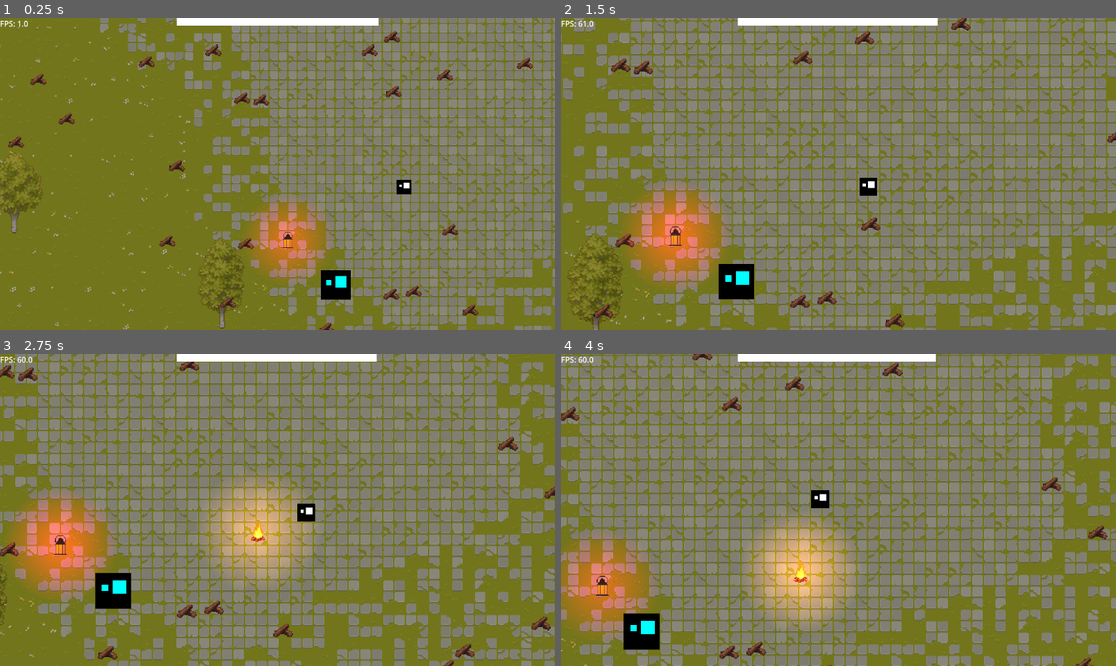
Above: before the commit, frames 1-4 (two rows, left to right).
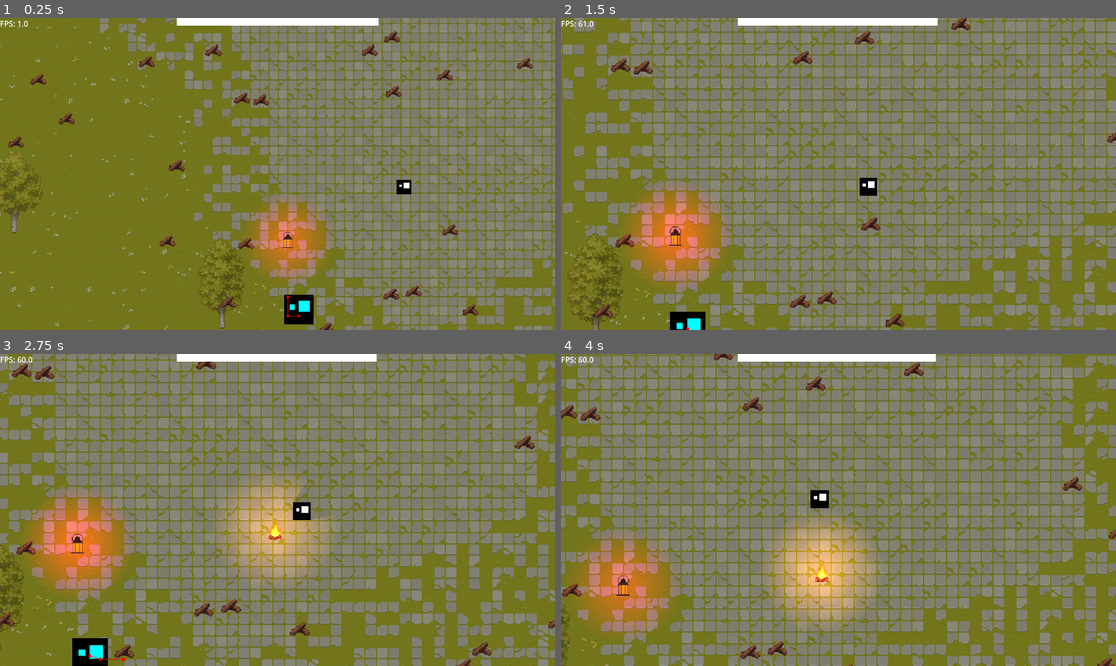
Above: after the commit, the same moments.

Repository: Kunggings/bonfire
Game: Godot game, scene res://scenes/main.tscn
Same seed, same stepped clock (60 frames per second), same inputs: the game is played once before the commit and once after it.
Inputs:
- Up to frame 1 (0.25 s): no input
- Up to frame 2 (1.5 s): hold D (right) 0.53-1.28 s; hold Space (Hold) 0.53-1.28 s; hold S (down) from 1.28 s (still down); tap Space (Hold) at 1.35 s
- Up to frame 3 (2.75 s): release S (down) at 2.03 s; hold D (right) from 2.03 s (still down); hold Space (Hold) from 2.03 s (still down)
- Up to frame 4 (4 s): release D (right) at 2.78 s; release Space (Hold) at 2.78 s; hold W (up) 2.78-3.53 s; tap Space (Hold) at 2.85 s; hold A (left) from 3.53 s (still down); hold Space (Hold) from 3.53 s (still down)

The runs differ from the first frame. In frame 1, 1.0% of the frame differs, in the area x 51-64%, y 80-99%; in frame 2, 1.1%; in frame 3, 53%, in the area x 0-100%, y 0-100%; in frame 4, 46%.

Commit message:
Nav Enemy

Diff:
--- a/scenes/enemy.gd
+++ b/scenes/enemy.gd
@@ -6,115 +6,152 @@
 	SEARCHING
 }
 
-@onready var target: Player = $"../Player"
+@export var speed: float = 60.0
+@export var idle_speed: float = 25.0
+@export var wander_radius: float = 100.0
+
+@export var idle_pause_time := Vector2(0.5, 1.5)
+@export var search_time: float = 2.0
+@export var search_speed: float = 40.0
+
+@onready var detection_area: Area2D = $DetectionArea
 @onready var raycast: RayCast2D = $RayCast2D
-@onready var detection_area: Area2D = $DetectionArea
-
-@export var speed: float = 30.0
-@export var idle_speed: float = 15.0
-@export var max_wander_distance: float = 100.0
-@export var wander_time_range := Vector2(1.0, 2.5)
-@export var pause_time_range := Vector2(0.5, 1.5)
+@onready var player: CharacterBody2D = $"../Player"
 
 var state: State = State.IDLE
+var target: CharacterBody2D = null
 var player_in_range := false
-var wander_direction := Vector2.ZERO
-var wander_timer := 0.0
-var pausing := false
-var start_position: Vector2
-var last_known_position: Vector2 = Vector2.ZERO
 
-func _ready() -> void:
-	start_position = global_position
+var spawn_position: Vector2
+var wander_target: Vector2
+var idle_timer := 0.0
+var is_paused := false
+
+var last_known_position: Vector2
+var search_timer := 0.0
+
+# -------------------------------------------------
+
+func _ready():
+	spawn_position = global_position
+	_pick_new_wander_target()
+
 	detection_area.body_entered.connect(_on_body_entered)
 	detection_area.body_exited.connect(_on_body_exited)
-	start_idle_cycle()
-	raycast.enabled = true
-	raycast.collide_with_areas = false
-	raycast.collide_with_bodies = true
-	raycast.collision_mask = (1 << 1) | target.collision_layer
 
-func _physics_process(delta: float) -> void:
+# -------------------------------------------------
+
+func _physics_process(delta):
+	if target:
+		_update_raycast()
+
 	match state:
 		State.IDLE:
-			idle_state(delta)
+			_idle_behavior(delta)
+
 		State.ACTIVE:
-			active_state()
+			_chase_player()
+
 		State.SEARCHING:
-			search_state()
+			_search_behavior(delta)
+
 	move_and_slide()
 
-func idle_state(delta: float) -> void:
-	if player_in_range:
-		look_for_player()
-		if can_see_player():
-			state = State.ACTIVE
-			last_known_position = target.global_position
-			return
-	wander_timer -= delta
-	if wander_timer <= 0.0:
-		if pausing:
-			start_wander()
-		else:
-			start_pause()
-	if pausing:
+# -------------------------------------------------
+# IDLE
+# -------------------------------------------------
+
+func _idle_behavior(delta):
+	if is_paused:
+		idle_timer -= delta
 		velocity = Vector2.ZERO
-	else:
-		if global_position.distance_to(start_position) > max_wander_distance:
-			wander_direction = (start_position - global_position).normalized()
-		velocity = wander_direction * idle_speed
 
-func active_state() -> void:
-	look_for_player()
-	if can_see_player():
+		if idle_timer <= 0.0:
+			is_paused = false
+			_pick_new_wander_target()
+		return
+
+	var direction = wander_target - global_position
+
+	if direction.length() < 5.0:
+		is_paused = true
+		idle_timer = randf_range(idle_pause_time.x, idle_pause_time.y)
+		velocity = Vector2.ZERO
+		return
+
+	velocity = direction.normalized() * idle_speed
+
+# -------------------------------------------------
+# ACTIVE
+# -------------------------------------------------
+
+func _chase_player():
+	if not target:
+		state = State.IDLE
+		return
+
+	if _can_see_player():
 		last_known_position = target.global_position
+		var direction = (last_known_position - global_position).normalized()
+		velocity = direction * speed
 	else:
 		state = State.SEARCHING
-		return
-	var direction := (target.global_position - global_position).normalized()
-	velocity = direction * speed
+		search_timer = search_time
 
-func search_state() -> void:
-	if global_position.distance_to(last_known_position) < 5.0:
-		state = State.IDLE
-		start_idle_cycle()
-		return
-	var direction := (last_known_position - global_position).normalized()
-	velocity = direction * speed
-	look_for_player()
-	if can_see_player():
+# -------------------------------------------------
+# SEARCHING
+# -------------------------------------------------
+
+func _search_behavior(delta):
+	var direction = last_known_position - global_position
+
+	if direction.length() > 5.0:
+		velocity = direction.normalized() * search_speed
+	else:
+		velocity = Vector2.ZERO
+		search_timer -= delta
+
+		if search_timer <= 0.0:
+			state = State.IDLE
+			target = null
+			_pick_new_wander_target()
+
+# -------------------------------------------------
+# WANDER
+# -------------------------------------------------
+
+func _pick_new_wander_target():
+	var angle = randf() * TAU
+	var radius = randf() * wander_radius
+	wander_target = spawn_position + Vector2(cos(angle), sin(angle)) * radius
+
+# -------------------------------------------------
+# DETECTION
+# -------------------------------------------------
+
+func _on_body_entered(body):
+	if body == player:
+		player_in_range = true
+		target = body
 		state = State.ACTIVE
-		last_known_position = target.global_position
 
-func start_idle_cycle() -> void:
-	start_wander()
+func _on_body_exited(body):
+	if body == player:
+		player_in_range = false
 
-func start_wander() -> void:
-	wander_direction = Vector2(randf_range(-1, 1), randf_range(-1, 1)).normalized()
-	wander_timer = randf_range(wander_time_range.x, wander_time_range.y)
-	pausing = false
+		if state == State.ACTIVE:
+			last_known_position = body.global_position
+			state = State.SEARCHING
+			search_timer = search_time
+		# DO NOT clear target here
 
-func start_pause() -> void:
-	wander_timer = randf_range(pause_time_range.x, pause_time_range.y)
-	pausing = true
+# -------------------------------------------------
+# RAYCAST
+# -------------------------------------------------
 
-func _on_body_entered(body: Node) -> void:
-	if body == target:
-		player_in_range = true
-
-func _on_body_exited(body: Node) -> void:
-	if body == target:
-		player_in_range = false
-		raycast.force_raycast_update()
-
-func look_for_player() -> void:
-	raycast.target_position = to_local(target.global_position)
+func _update_raycast():
+	raycast.target_position = raycast.to_local(target.global_position)
 	raycast.force_raycast_update()
 
-func can_see_player() -> bool:
-	if not raycast.is_colliding():
-		return false
-	var collider := raycast.get_collider()
-	if collider is CollisionObject2D and collider.collision_layer & (1 << 1) != 0:
-		return false
-	return collider == target
+func _can_see_player() -> bool:
+	return raycast.is_colliding() and raycast.get_collider() == player
--- a/scenes/enemy.tscn
+++ b/scenes/enemy.tscn
@@ -14,6 +14,8 @@
 
 [node name="Enemy" type="CharacterBody2D"]
 z_index = 1
+motion_mode = 1
+wall_min_slide_angle = 0.0
 script = ExtResource("1_md0e3")
 
 [node name="RayCast2D" type="RayCast2D" parent="."]
--- a/scenes/main.tscn
+++ b/scenes/main.tscn
@@ -10,6 +10,7 @@
 [ext_resource type="AudioStream" uid="uid://bkaucgtaxs2bv" path="res://audio/dark_fantasy.mp3" id="9_85g3d"]
 [ext_resource type="PackedScene" uid="uid://sqqo0hlhdj31" path="res://scenes/enemy.tscn" id="9_choun"]
 [ext_resource type="PackedScene" uid="uid://bm4quyxlrypdw" path="res://scenes/wall.tscn" id="10_choun"]
+[ext_resource type="PackedScene" uid="uid://cdcs8uhqfyxk2" path="res://scenes/nav_mesh_enemy.tscn" id="11_ya4ey"]
 
 [sub_resource type="Gradient" id="Gradient_7mycd"]
 colors = PackedColorArray(1, 1, 1, 1, 1, 1, 1, 1)
@@ -68,8 +69,14 @@
 bus = &"Bonfire"
 
 [node name="Enemy" parent="." instance=ExtResource("9_choun")]
+visible = false
 position = Vector2(240, 207)
 
 [node name="Wall" parent="." instance=ExtResource("10_choun")]
 z_index = 4
 position = Vector2(298, 131)
+
+[node name="NavMeshEnemy" parent="." instance=ExtResource("11_ya4ey")]
+z_index = 4
+position = Vector2(179, 238)
+target_path = NodePath("../Player")
--- /dev/null
+++ b/scenes/nav_mesh_enemy.gd
@@ -0,0 +1,26 @@
+extends CharacterBody2D
+
+@export var speed: float = 30.0
+@export var target_path: NodePath
+
+@onready var agent: NavigationAgent2D = $NavigationAgent2D
+@onready var target: Node2D = get_node(target_path)
+
+func _ready():
+	agent.path_desired_distance = 4.0
+	agent.target_desired_distance = 4.0
+	agent.max_speed = speed
+
+func _physics_process(delta):
+	if not is_instance_valid(target):
+		return
+
+	# Set destination
+	agent.target_position = target.global_position
+
+	# Get next path point
+	var next_pos := agent.get_next_path_position()
+	var direction := (next_pos - global_position).normalized()
+
+	velocity = direction * speed
+	move_and_slide()
--- /dev/null
+++ b/scenes/nav_mesh_enemy.tscn
@@ -0,0 +1,41 @@
+[gd_scene load_steps=6 format=3 uid="uid://cdcs8uhqfyxk2"]
+
+[ext_resource type="Script" uid="uid://d3jh7t67pjc07" path="res://scenes/nav_mesh_enemy.gd" id="1_4vd2c"]
+[ext_resource type="Texture2D" uid="uid://xy7j0ewyse8" path="res://textures/player.png" id="1_dugbo"]
+
+[sub_resource type="RectangleShape2D" id="RectangleShape2D_eb6dy"]
+
+[sub_resource type="OccluderPolygon2D" id="OccluderPolygon2D_trceg"]
+cull_mode = 1
+polygon = PackedVector2Array(-25, -25, -25, 25, 25, 25, 25, -25)
+
+[sub_resource type="CircleShape2D" id="CircleShape2D_a8y0u"]
+radius = 200.0
+
+[node name="NavMeshEnemy" type="CharacterBody2D"]
+script = ExtResource("1_4vd2c")
+
+[node name="RayCast2D" type="RayCast2D" parent="."]
+target_position = Vector2(100, 0)
+collision_mask = 3
+collide_with_areas = true
+
+[node name="Sprite2D" type="Sprite2D" parent="."]
+modulate = Color(0, 1, 1, 1)
+texture = ExtResource("1_dugbo")
+
+[node name="CollisionShape2D" type="CollisionShape2D" parent="."]
+scale = Vector2(2.5, 2.5)
+shape = SubResource("RectangleShape2D_eb6dy")
+
+[node name="LightOccluder2D" type="LightOccluder2D" parent="."]
+occluder = SubResource("OccluderPolygon2D_trceg")
+
+[node name="DetectionArea" type="Area2D" parent="."]
+collision_layer = 0
+
+[node name="CollisionShape2D" type="CollisionShape2D" parent="DetectionArea"]
+shape = SubResource("CircleShape2D_a8y0u")
+
+[node name="NavigationAgent2D" type="NavigationAgent2D" parent="."]
+debug_enabled = true
--- a/scenes/prefabs/player.tscn
+++ b/scenes/prefabs/player.tscn
@@ -16,6 +16,7 @@
 [node name="Player" type="CharacterBody2D"]
 collision_mask = 6
 motion_mode = 1
+wall_min_slide_angle = 0.0
 script = ExtResource("1_tou0u")
 
 [node name="CollisionShape2D" type="CollisionShape2D" parent="."]
--- a/tileset/BasicTileSet.tres
+++ b/tileset/BasicTileSet.tres
@@ -1,45 +1,83 @@
-[gd_resource type="TileSet" load_steps=9 format=3 uid="uid://dqk8rlrty2f5o"]
+[gd_resource type="TileSet" load_steps=12 format=3 uid="uid://dqk8rlrty2f5o"]
 
 [ext_resource type="Texture2D" uid="uid://3xvtuajexbhg" path="res://textures/tilemap/Pixel Art Top Down - Basic v1.2.2/Texture/TX Tileset Grass.png" id="1_i7d0b"]
 [ext_resource type="Texture2D" uid="uid://p2ksok348wtt" path="res://textures/tilemap/Pixel Art Top Down - Basic v1.2.2/Texture/TX Tileset Wall.png" id="2_2hs40"]
 [ext_resource type="Texture2D" uid="uid://rxt8undido15" path="res://textures/tilemap/Pixel Art Top Down - Basic v1.2.2/Texture/TX Props.png" id="3_ku3v2"]
 [ext_resource type="Texture2D" uid="uid://cm0l3w651gcxw" path="res://textures/tilemap/Pixel Art Top Down - Basic v1.2.2/Texture/TX Plant.png" id="4_hoklw"]
 
+[sub_resource type="NavigationPolygon" id="NavigationPolygon_hoklw"]
+vertices = PackedVector2Array(16, 16, -16, 16, -16, -16, 16, -16)
+polygons = Array[PackedInt32Array]([PackedInt32Array(0, 1, 2, 3)])
+outlines = Array[PackedVector2Array]([PackedVector2Array(-16, -16, 16, -16, 16, 16, -16, 16)])
+agent_radius = 0.0
+
 [sub_resource type="TileSetAtlasSource" id="TileSetAtlasSource_2hs40"]
 texture = ExtResource("1_i7d0b")
 texture_region_size = Vector2i(32, 32)
 0:0/0 = 0
+0:0/0/navigation_layer_0/polygon = SubResource("NavigationPolygon_hoklw")
 1:0/0 = 0
+1:0/0/navigation_layer_0/polygon = SubResource("NavigationPolygon_hoklw")
 2:0/0 = 0
+2:0/0/navigation_layer_0/polygon = SubResource("NavigationPolygon_hoklw")
 3:0/0 = 0
+3:0/0/navigation_layer_0/polygon = SubResource("NavigationPolygon_hoklw")
 4:0/0 = 0
+4:0/0/navigation_layer_0/polygon = SubResource("NavigationPolygon_hoklw")
 5:0/0 = 0
+5:0/0/navigation_layer_0/polygon = SubResource("NavigationPolygon_hoklw")
 6:0/0 = 0
+6:0/0/navigation_layer_0/polygon = SubResource("NavigationPolygon_hoklw")
 7:0/0 = 0
+7:0/0/navigation_layer_0/polygon = SubResource("NavigationPolygon_hoklw")
 0:1/0 = 0
+0:1/0/navigation_layer_0/polygon = SubResource("NavigationPolygon_hoklw")
 1:1/0 = 0
+1:1/0/navigation_layer_0/polygon = SubResource("NavigationPolygon_hoklw")
 2:1/0 = 0
+2:1/0/navigation_layer_0/polygon = SubResource("NavigationPolygon_hoklw")
 3:1/0 = 0
+3:1/0/navigation_layer_0/polygon = SubResource("NavigationPolygon_hoklw")
 4:1/0 = 0
+4:1/0/navigation_layer_0/polygon = SubResource("NavigationPolygon_hoklw")
 5:1/0 = 0
+5:1/0/navigation_layer_0/polygon = SubResource("NavigationPolygon_hoklw")
 6:1/0 = 0
+6:1/0/navigation_layer_0/polygon = SubResource("NavigationPolygon_hoklw")
 7:1/0 = 0
+7:1/0/navigation_layer_0/polygon = SubResource("NavigationPolygon_hoklw")
 0:2/0 = 0
+0:2/0/navigation_layer_0/polygon = SubResource("NavigationPolygon_hoklw")
 1:2/0 = 0
+1:2/0/navigation_layer_0/polygon = SubResource("NavigationPolygon_hoklw")
 2:2/0 = 0
+2:2/0/navigation_layer_0/polygon = SubResource("NavigationPolygon_hoklw")
 3:2/0 = 0
+3:2/0/navigation_layer_0/polygon = SubResource("NavigationPolygon_hoklw")
 4:2/0 = 0
+4:2/0/navigation_layer_0/polygon = SubResource("NavigationPolygon_hoklw")
 5:2/0 = 0
+5:2/0/navigation_layer_0/polygon = SubResource("NavigationPolygon_hoklw")
 6:2/0 = 0
+6:2/0/navigation_layer_0/polygon = SubResource("NavigationPolygon_hoklw")
 7:2/0 = 0
+7:2/0/navigation_layer_0/polygon = SubResource("NavigationPolygon_hoklw")
 0:3/0 = 0
+0:3/0/navigation_layer_0/polygon = SubResource("NavigationPolygon_hoklw")
 1:3/0 = 0
+1:3/0/navigation_layer_0/polygon = SubResource("NavigationPolygon_hoklw")
 2:3/0 = 0
+2:3/0/navigation_layer_0/polygon = SubResource("NavigationPolygon_hoklw")
 3:3/0 = 0
+3:3/0/navigation_layer_0/polygon = SubResource("NavigationPolygon_hoklw")
 4:3/0 = 0
+4:3/0/navigation_layer_0/polygon = SubResource("NavigationPolygon_hoklw")
 5:3/0 = 0
+5:3/0/navigation_layer_0/polygon = SubResource("NavigationPolygon_hoklw")
 6:3/0 = 0
+6:3/0/navigation_layer_0/polygon = SubResource("NavigationPolygon_hoklw")
 7:3/0 = 0
+7:3/0/navigation_layer_0/polygon = SubResource("NavigationPolygon_hoklw")
 0:4/0 = 0
 1:4/0 = 0
 2:4/0 = 0
@@ -247,6 +285,18 @@
 3:0/0 = 0
 3:1/0 = 0
 
+[sub_resource type="NavigationPolygon" id="NavigationPolygon_6ld1p"]
+vertices = PackedVector2Array(16, 16, -16, 16, -16, -16, 16, -16)
+polygons = Array[PackedInt32Array]([PackedInt32Array(0, 1, 2, 3)])
+outlines = Array[PackedVector2Array]([PackedVector2Array(-16, -16, 16, -16, 16, 16, -16, 16)])
+agent_radius = 0.0
+
+[sub_resource type="NavigationPolygon" id="NavigationPolygon_0s6gv"]
+vertices = PackedVector2Array(16, 16, -16, 16, -16, -16, 16, -16)
+polygons = Array[PackedInt32Array]([PackedInt32Array(0, 1, 2, 3)])
+outlines = Array[PackedVector2Array]([PackedVector2Array(-16, -16, 16, -16, 16, 16, -16, 16)])
+agent_radius = 0.0
+
 [sub_resource type="TileSetAtlasSource" id="TileSetAtlasSource_6ld1p"]
 texture = ExtResource("4_hoklw")
 texture_region_size = Vector2i(32, 32)
@@ -322,15 +372,18 @@
 9:1/0 = 0
 9:1/0/texture_origin = Vector2i(0, 50)
 9:1/0/physics_layer_0/polygon_0/points = PackedVector2Array(-8, -8, 8, -8, 8, 8, -8, 8)
+9:1/0/navigation_layer_0/polygon = SubResource("NavigationPolygon_0s6gv")
 5:0/size_in_atlas = Vector2i(3, 5)
 5:0/0 = 0
 5:0/0/texture_origin = Vector2i(0, 70)
 5:0/0/physics_layer_0/polygon_0/points = PackedVector2Array(-8, -8, 8, -8, 8, 8, -8, 8)
+5:0/0/navigation_layer_0/polygon = SubResource("NavigationPolygon_6ld1p")
 
 [resource]
 tile_size = Vector2i(32, 32)
 physics_layer_0/collision_layer = 2
 physics_layer_0/collision_mask = 0
+navigation_layer_0/layers = 1
 sources/0 = SubResource("TileSetAtlasSource_2hs40")
 sources/1 = SubResource("TileSetAtlasSource_ku3v2")
 sources/2 = SubResource("TileSetAtlasSource_x5vd3")
Not shown: 1 places in scenes/main.tscn that only renumber resources
Not shown, added: scenes/nav_mesh_enemy.gd.uid
